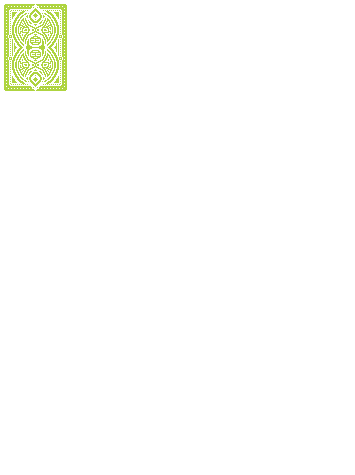
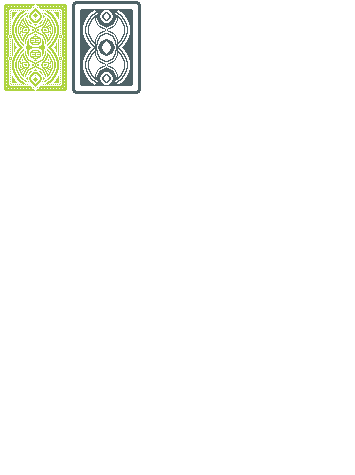
Comparing the layer stacks of the two 355px x 475px images. Changes:
added group "Layer Group copy" with 2 layers above "Layer Group" over box(72, 1, 141, 94)
added layer "\ #1" in group "Layer Group copy" over box(75, 4, 138, 91)
added layer "Enhancers.png copy #1" in group "Layer Group copy" over box(72, 1, 141, 94)
